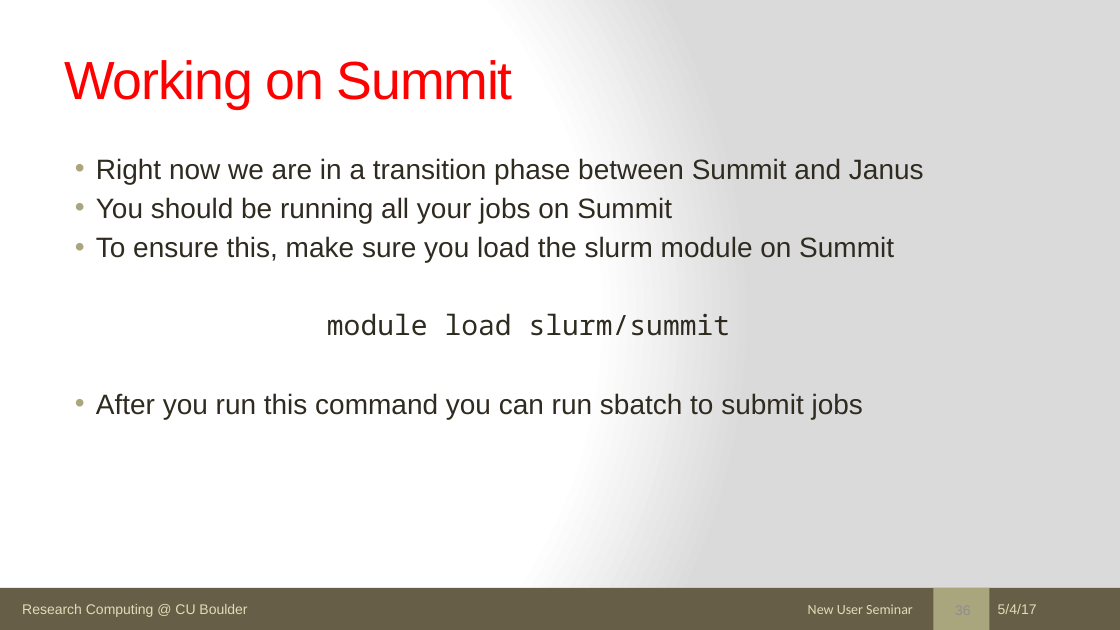
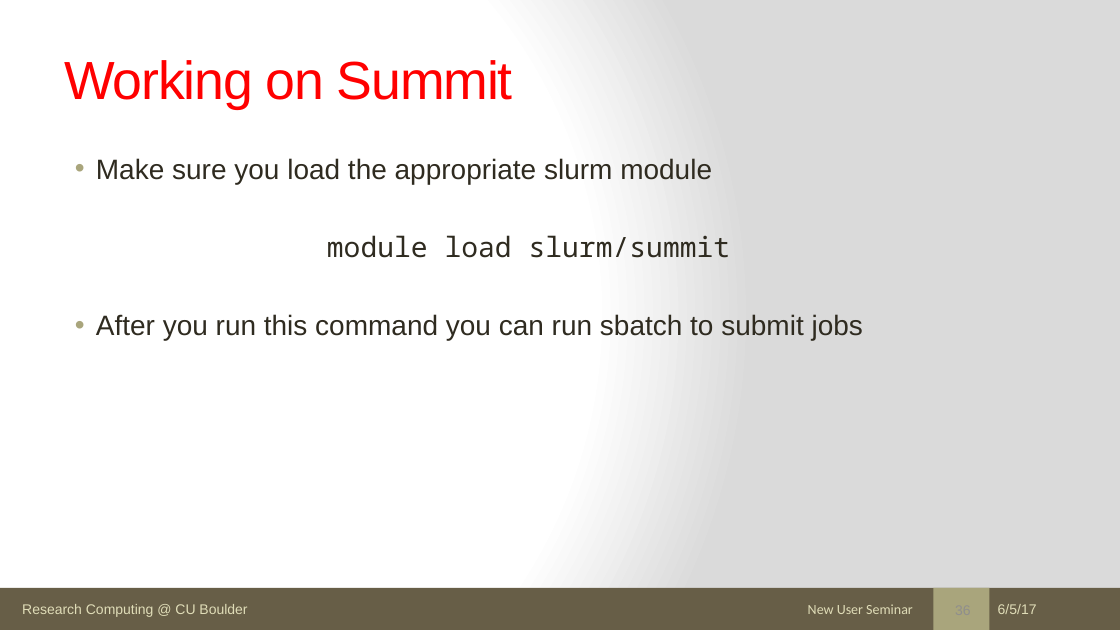
Before and after one commit to ResearchComputing/New_User_Seminar, a slide deck: slide 36 of rc_new_user_seminar_2017.pptx. Drawn at 1120x630 pixels with LibreOffice and Linux fonts; fonts in the diff are those of the drawing. Boxes give left, top, right and bottom in pixels: in the first picture for what was removed or moved away, otherwise in the second. Text is boxed around its words. In the diff, an @@ line names an element or a change of style, - is before the commit and + after.

```diff
--- a/rc_new_user_seminar_2017.pptx
+++ b/rc_new_user_seminar_2017.pptx
@@ text at box(96, 158, 712, 184): text changed @@
-• Right now we are in a transition phase between Summit and Janus
-• You should be running all your jobs on Summit
-• To ensure this, make sure you load the slurm module on Summit
+• Make sure you load the appropriate slurm module
@@ text at box(998, 604, 1037, 614): text changed @@
-5/4/17
+6/5/17
```
Also in this commit, not shown: 55 other slides changed, 7 other files.
